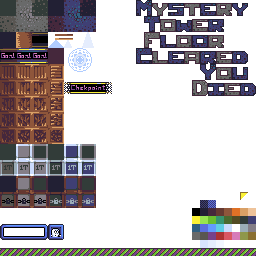
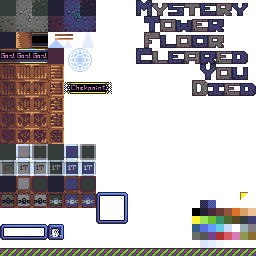
The second (256, 256) image is a revision of the first. Changes to its layers:
painted on "ui" over [96, 192, 128, 224]
